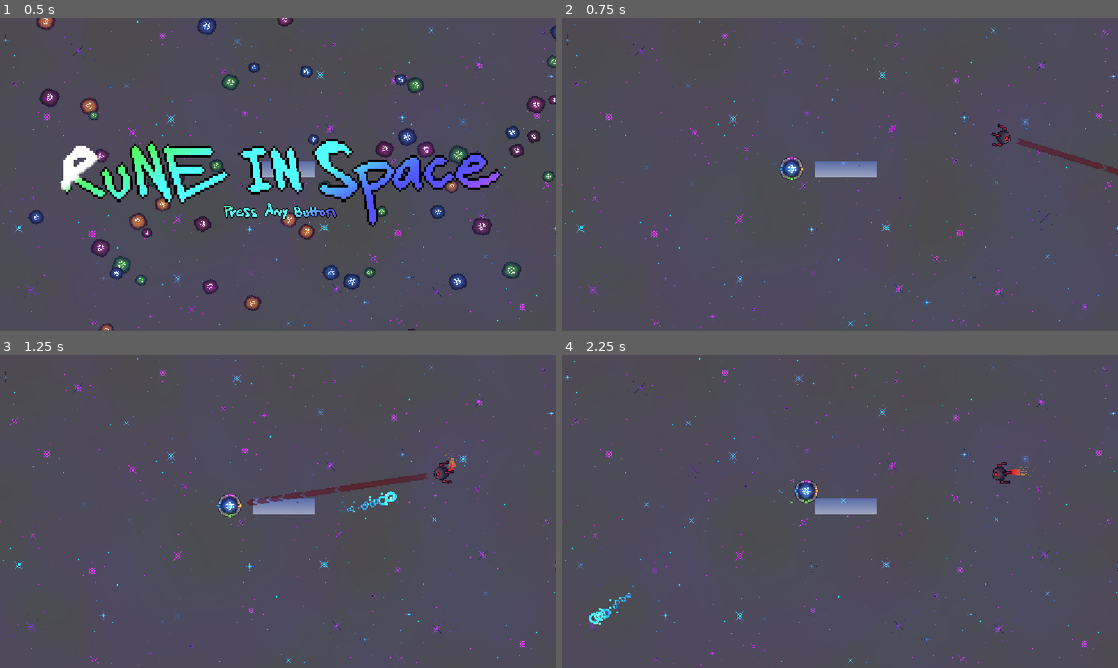
Above: before the commit, frames 1-4 (two rows, left to right).
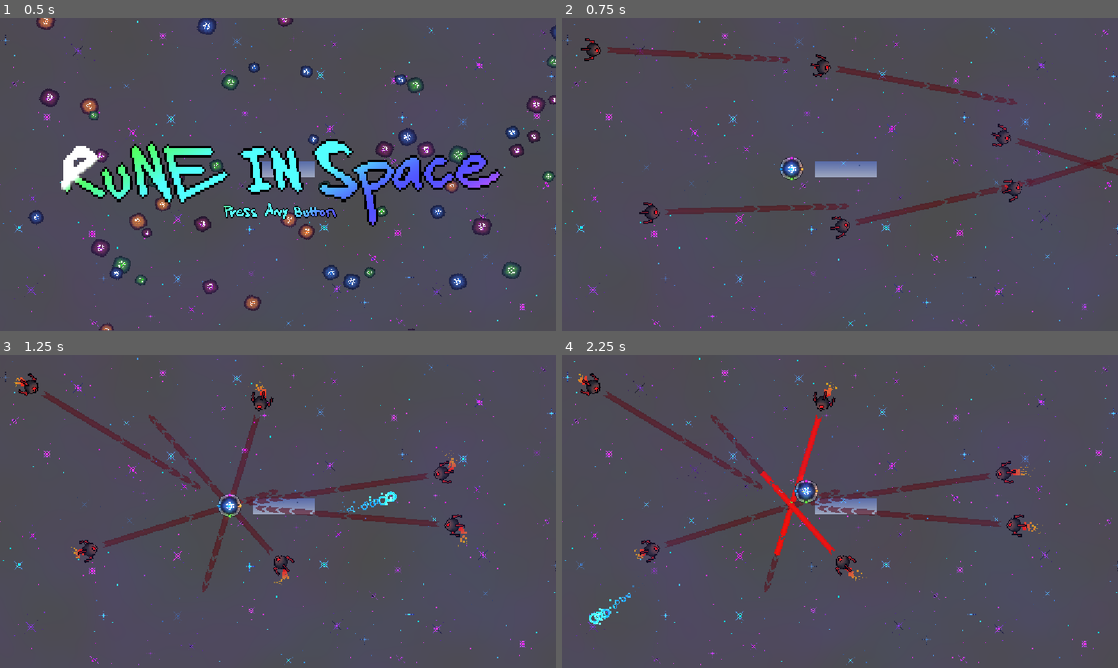
Above: after the commit, the same moments.

Repository: eee12342/New-Game
Game: Godot game, scene res://scenes/MainMenu.tscn
The game is run twice, just before and just after one commit, with the same random seed, the same clock (stepped at 60 frames per second) and the same inputs.
Inputs (mouse positions are in pixels of both pictures, inside the frame that each line leads up to):
- Up to frame 1 (0.5 s): no input
- Up to frame 2 (0.75 s): move the mouse to (962, 158) at 0.52 s; tap A (colour1) at 0.6 s; click (962, 158) at 0.67 s
- Up to frame 3 (1.25 s): no input
- Up to frame 4 (2.25 s): move the mouse to (728, 527) at 1.27 s; tap W (colour2) at 1.35 s; click (728, 527) at 1.42 s; move the mouse to (895, 442) at 2.02 s; tap D (colour3) at 2.1 s; click (895, 442) at 2.17 s

Frame 1 is identical in both runs. In frame 2, 3.0% of the frame differs, in the area x 3-100%, y 6-71%; in frame 3, 3.2%; in frame 4, 4.0%, in the area x 2-87%, y 5-76%.

Commit message:
Add random enemy attacks and more enemies
This change shortens the enemy damage flash timing and adds a random pause before enemy attacks. The attack charge now completes via a tween callback instead of a timeout, making behavior smoother and less predictable. It also adds several more enemy instances to the main scene to increase enemy presence.

Diff:
--- a/scenes/enemy/enemy.gd
+++ b/scenes/enemy/enemy.gd
@@ -10,6 +10,7 @@
 var health := max_health
 var damage: float = 35
 var damage_tween: Tween
+var random = RandomNumberGenerator.new()
 
 
 func _ready() -> void:
@@ -40,8 +41,8 @@
 		health -= damage_taken
 
 		damage_tween = create_tween()
-		damage_tween.tween_property(self, "modulate", Color(18.892, 18.892, 18.892), 0.25)
-		damage_tween.tween_property(self, "modulate", Color("#ffffff"), 0.25)
+		damage_tween.tween_property(self, "modulate", Color(18.892, 18.892, 18.892), 0.15)
+		damage_tween.tween_property(self, "modulate", Color("#ffffff"), 0.15)
 
 
 func _on_death_finished():
--- a/scenes/enemy/enemy1/enemy_1.gd
+++ b/scenes/enemy/enemy1/enemy_1.gd
@@ -48,16 +48,17 @@
 
 
 func _on_pause_timeout() -> void:
-	attack()
-
-
-func start_attack():
-	pause_timer.start()
 	charge_progress.visible = true
 	charge_tween = create_tween()
 	charge_tween.set_ease(Tween.EASE_IN)
 	charge_tween.set_trans(Tween.TRANS_CUBIC)
 	charge_tween.tween_property(charge_progress, "value", 100, 1)
+	charge_tween.finished.connect(func(): attack())
+
+
+func start_attack():
+	pause_timer.wait_time = random.randf_range(0, 2)
+	pause_timer.start()
 
 
 func attack():
--- a/scenes/main.tscn
+++ b/scenes/main.tscn
@@ -80,6 +80,21 @@
 [node name="Enemy" parent="Enemies" unique_id=243331702 groups=["enemies"] instance=ExtResource("2_0wfyh")]
 position = Vector2(915, 246)
 
+[node name="Enemy2" parent="Enemies" unique_id=990959022 groups=["enemies"] instance=ExtResource("2_0wfyh")]
+position = Vector2(65, 65)
+
+[node name="Enemy3" parent="Enemies" unique_id=734930953 groups=["enemies"] instance=ExtResource("2_0wfyh")]
+position = Vector2(541, 100)
+
+[node name="Enemy4" parent="Enemies" unique_id=1238650369 groups=["enemies"] instance=ExtResource("2_0wfyh")]
+position = Vector2(186, 402)
+
+[node name="Enemy5" parent="Enemies" unique_id=638558253 groups=["enemies"] instance=ExtResource("2_0wfyh")]
+position = Vector2(581, 430)
+
+[node name="Enemy6" parent="Enemies" unique_id=1046377810 groups=["enemies"] instance=ExtResource("2_0wfyh")]
+position = Vector2(937, 353)
+
 [node name="Background" type="Sprite2D" parent="." unique_id=170960402]
 z_index = -1
 texture_filter = 1
